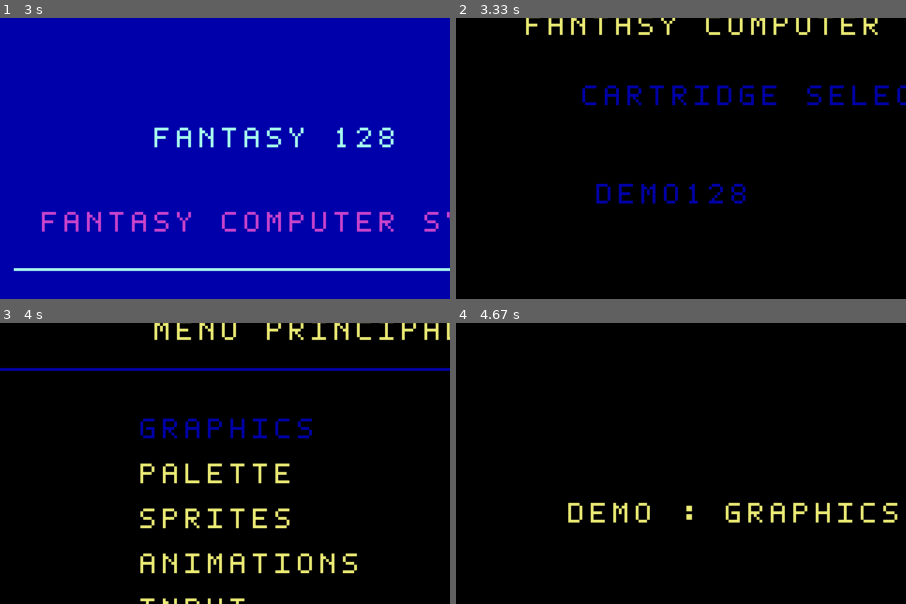
Above: before the commit, frames 1-4 (two rows, left to right).
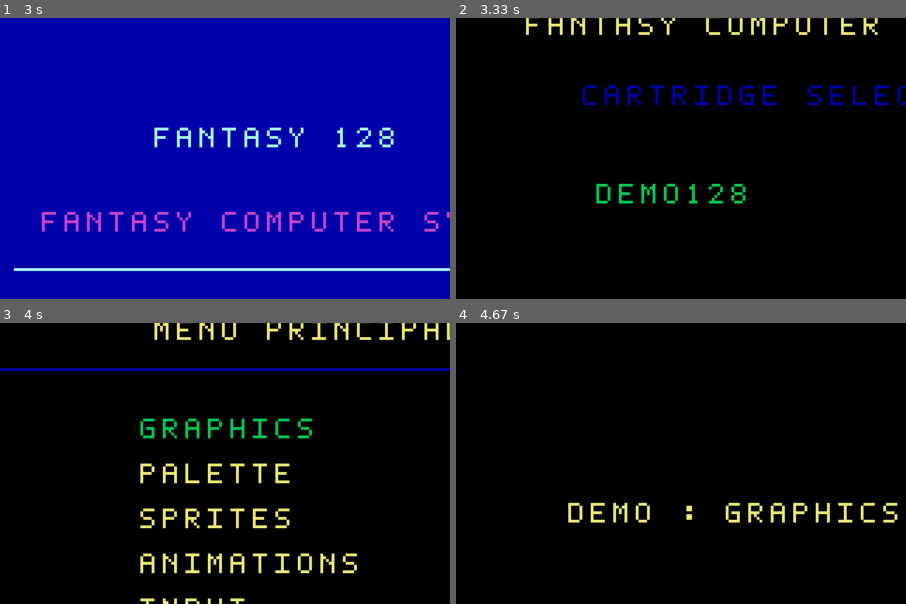
Above: after the commit, the same moments.

Repository: Christever/FantasyComputer128
Game: LÖVE game, started from main.lua
Two runs of this game, one before a commit and one after it. Both use one fixed random seed, a clock stepped at 60 frames per second and the inputs below.
Inputs:
- Up to frame 1 (3 s): no input
- Up to frame 2 (3.33 s): no input
- Up to frame 3 (4 s): tap Enter at 3.33, 3.67 s
- Up to frame 4 (4.67 s): tap Enter at 4, 4.33 s
The pictures show only the part of the screen within x 19-69%, y 13-63%; the shares and areas given below are measured in that part.

Frame 1 is identical in both runs. In frame 2, 1.0% of the frame differs, in the area x 31-65%, y 58-67%; in frame 3, 1.1%, in the area x 31-70%, y 33-42%; in frame 4, nothing differs.

Commit message:
Ajoute des alias de boutons et ajuste la couleur d'affichage dans les écrans de menu et de sélection de cartouches.

Diff:
--- a/api/fan128.lua
+++ b/api/fan128.lua
@@ -1,4 +1,15 @@
 ---@meta
+
+---@alias Button
+---| "UP"
+---| "DOWN"
+---| "LEFT"
+---| "RIGHT"
+---| "A"
+---| "B"
+---| "START"
+---| "SELECT"
+---| "EXIT"
 
 ------------------ ECRAN ------------------
 
--- a/cartridges/demo128/screens.lua
+++ b/cartridges/demo128/screens.lua
@@ -67,8 +67,8 @@
         local y = startY + (i - 1) * spacing
 
         if i == selection then
-            f_print(">", 95, y, 6)
-            f_print(item, 110, y, 6)
+            f_print(">", 95, y, 5)
+            f_print(item, 110, y, 5)
         else
             f_print(item, 110, y, 7)
         end
--- a/cartridges/main.lua
+++ b/cartridges/main.lua
@@ -21,7 +21,7 @@
 
         if i == selection then
             f_print(">", 95, y, 6)
-            f_print(cartridge.name, 110, y, 6)
+            f_print(cartridge.name, 110, y, 5)
         else
             f_print(cartridge.name, 110, y, 7)
         end
